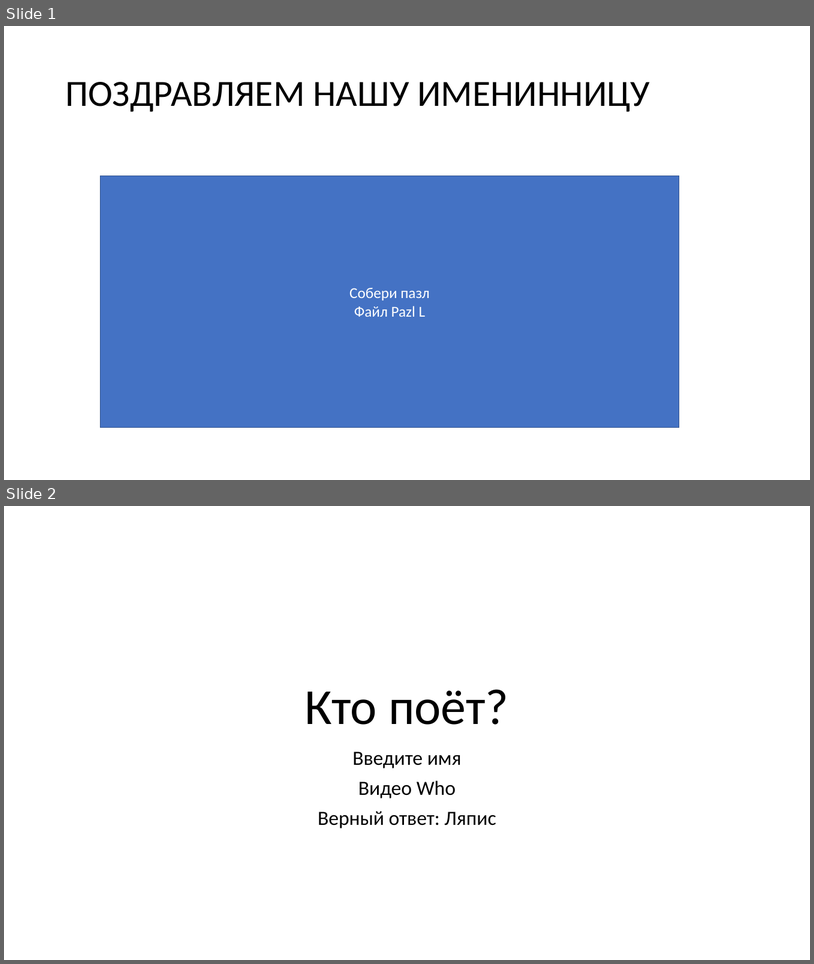
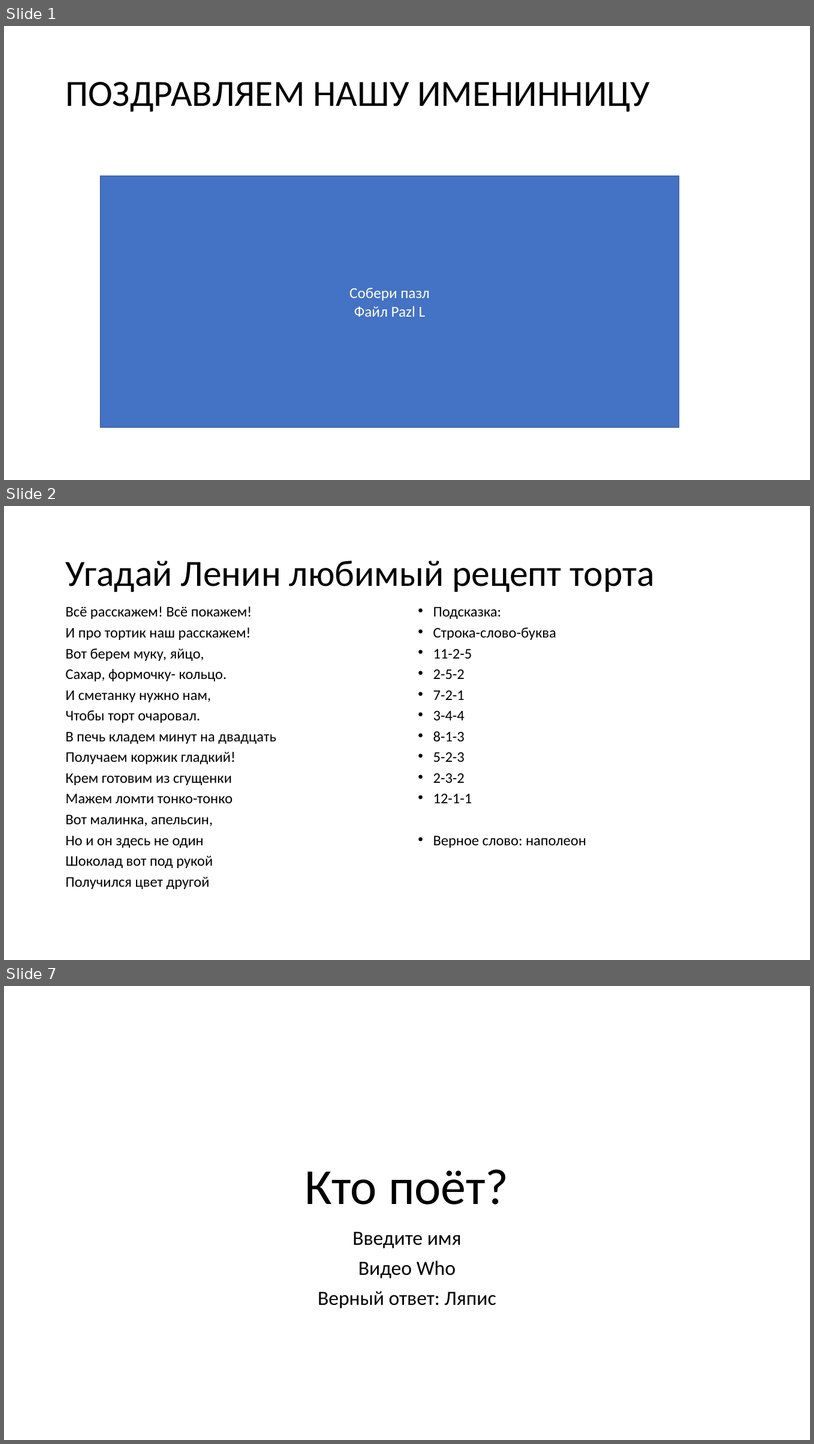
Before and after one commit to vvaassiihhaa/masha, a slide deck: КВЕСТ/Kvest 0504.pptx. Shown one above the other, each under a label of ours: slides 1 and 2 before the commit, slides 1, 2 and 7 after it; the slides between them are not shown. The pictures are 814x964 and 814x1444 pixels, drawn with LibreOffice and Linux fonts; fonts in the diff are those of the drawing. Boxes give left, top, right and bottom in pixels: in the first picture for what was removed or moved away, otherwise in the second. Text is boxed around its words. In the diff, an @@ line names an element or a change of style, - is before the commit and + after.

```diff
--- a/КВЕСТ/Kvest 0504.pptx
+++ b/КВЕСТ/Kvest 0504.pptx
@@ slide 2 added at [4, 506, 810, 960], background #FFFFFF @@
@@ title added at [66, 561, 655, 592], 44 pt, text #000000 @@
+Угадай Ленин любимый рецепт торта
@@ text added at [66, 606, 276, 889], 17.5 pt, text #000000 @@
+Всё расскажем! Всё покажем!
+И про тортик наш расскажем!
+Вот берем муку, яйцо,
+Сахар, формочку- кольцо.
+И сметанку нужно нам,
+Чтобы торт очаровал.
+В печь кладем минут на двадцать
+Получаем коржик гладкий!
+Крем готовим из сгущенки
+Мажем ломти тонко-тонко
+Вот малинка, апельсин,
+Но и он здесь не один
+Шоколад вот под рукой
+Получился цвет другой
@@ text added at [434, 607, 587, 847], 17.5 pt, text #000000 @@
+• Подсказка:
+• Строка-слово-буква
+• 11-2-5
+• 2-5-2
+• 7-2-1
+• 3-4-4
+• 8-1-3
+• 5-2-3
+• 2-3-2
+• 12-1-1
+• Верное слово: наполеон
@@ what was slide 2 is now slide 7 @@
```
Also in this commit, not shown: 4 other slides added, 1 slide removed.
